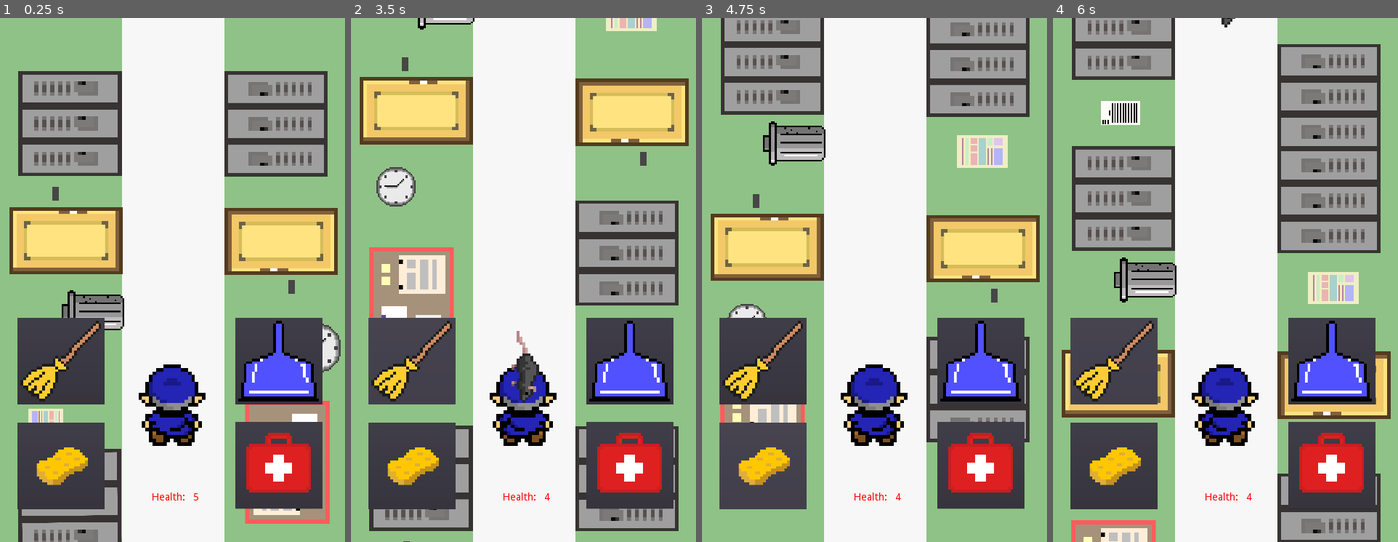
Above: before the commit, frames 1-4 (left to right).
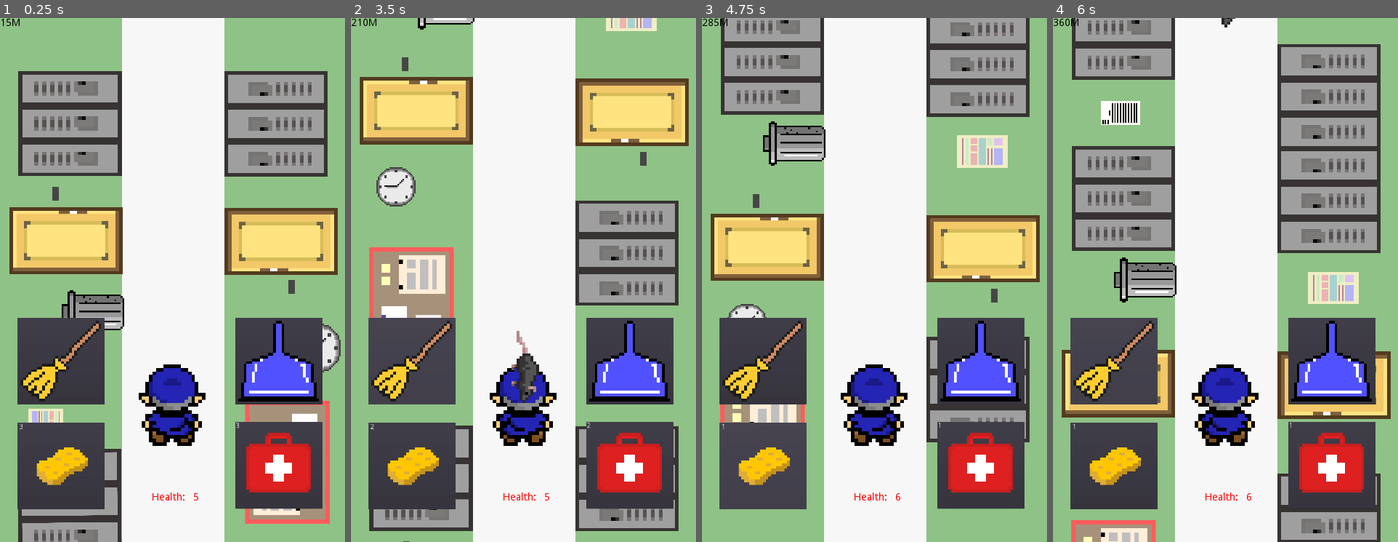
Above: after the commit, the same moments.

Repository: TheBroham7/Project-Sweep
Game: Godot game, scene res://scenes/main.tscn
The game is run twice, just before and just after one commit, with the same random seed, the same clock (stepped at 60 frames per second) and the same inputs.
Inputs (mouse positions are in pixels of both pictures, inside the frame that each line leads up to):
- Up to frame 1 (0.25 s): no input
- Up to frame 2 (3.5 s): click (630, 463) at 0.5 s; click (413, 463) at 1.25 s; click (630, 358) at 2 s; click (413, 358) at 2.75 s
- Up to frame 3 (4.75 s): click (981, 463) at 3.5 s; click (764, 463) at 4.25 s
- Up to frame 4 (6 s): click (1332, 358) at 5 s; click (1115, 358) at 5.75 s

The runs differ from the first frame. In frame 1, less than 0.1% of the frame differs, in the area x 0-70%, y 0-79%; in frame 2, less than 0.1%, in the area x 0-70%, y 0-93%; in frame 3, less than 0.1%; in frame 4, less than 0.1%.

Commit message:
hud-updates
updated the numbers for power ups, added sfx for enemies and powerups, added a distance travelled ticker.

Diff:
--- a/scenes/HUD.tscn
+++ b/scenes/HUD.tscn
@@ -21,3 +21,9 @@
 margin_right = 534.0
 margin_bottom = 16.0
 text = "5"
+
+[node name="Distance" type="Label" parent="."]
+margin_right = 74.0
+margin_bottom = 39.0
+text = "0
+"
--- a/scenes/main.tscn
+++ b/scenes/main.tscn
@@ -51,15 +51,17 @@
 margin_bottom = 4142.0
 text = "User Instructions:
 
-> Use the broom to attack.
-> Use the dustpan to defend.
-> Use the sponge as a power up. > Use the first aid kit to heal.
+> Click the broom to strike.
+> Click  the dustpan to dodge.
+> Use the sponge to wipe out all enemies.
+> Use the first aid kit to regain some health.
 
 press p to continue playing!"
 
 [connection signal="body_entered" from="Player" to="Player" method="_on_Player_body_entered"]
 [connection signal="game_over" from="Player" to="." method="_on_Player_game_over"]
 [connection signal="game_over" from="Player" to="SchoolBackground" method="_on_Player_game_over"]
+[connection signal="game_over" from="Player" to="HUD" method="_on_Player_game_over"]
 [connection signal="update_health" from="Player" to="HUD" method="_on_Player_update_health"]
 [connection signal="timeout" from="MobTimer" to="." method="_on_MobTimer_timeout"]
 [connection signal="first_aid" from="power_ups" to="Player" method="_on_power_ups_first_aid"]
--- a/scenes/player.tscn
+++ b/scenes/player.tscn
@@ -13,6 +13,7 @@
 [ext_resource path="res://assets/music/weapon_swing.wav" type="AudioStream" id=11]
 [ext_resource path="res://assets/music/weapon_block.wav" type="AudioStream" id=12]
 [ext_resource path="res://assets/music/gameover.wav" type="AudioStream" id=13]
+[ext_resource path="res://assets/music/enemy_died.wav" type="AudioStream" id=14]
 
 [sub_resource type="SpriteFrames" id=1]
 animations = [ {
@@ -68,5 +69,8 @@
 [node name="GameOver" type="AudioStreamPlayer" parent="."]
 stream = ExtResource( 13 )
 
+[node name="EnemyDied" type="AudioStreamPlayer" parent="."]
+stream = ExtResource( 14 )
+
 [connection signal="dead" from="." to="." method="_on_Player_dead"]
 [connection signal="timeout" from="AnimationTimer" to="." method="_on_AnimationTimer_timeout"]
--- a/scenes/power_ups.tscn
+++ b/scenes/power_ups.tscn
@@ -1,8 +1,9 @@
-[gd_scene load_steps=4 format=2]
+[gd_scene load_steps=5 format=2]
 
 [ext_resource path="res://assets/power_ups/sponge_power_up.png" type="Texture" id=1]
 [ext_resource path="res://scripts/power_ups.gd" type="Script" id=2]
 [ext_resource path="res://assets/power_ups/first_aid_power_up.png" type="Texture" id=3]
+[ext_resource path="res://assets/music/powerup_used.wav" type="AudioStream" id=4]
 
 [node name="power_ups" type="Node2D"]
 script = ExtResource( 2 )
@@ -18,10 +19,12 @@
 rect_scale = Vector2( 0.13, 0.13 )
 icon = ExtResource( 3 )
 
-[node name="FirstAidCount" type="Label" parent="FirstAid"]
-margin_right = 40.0
-margin_bottom = 14.0
-text = "03"
+[node name="FirstAidCount" type="Label" parent="."]
+margin_left = 400.0
+margin_top = 559.0
+margin_right = 481.0
+margin_bottom = 612.0
+text = "3"
 
 [node name="Sponge" type="Button" parent="."]
 margin_top = 560.0
@@ -30,10 +33,15 @@
 rect_scale = Vector2( 0.13, 0.13 )
 icon = ExtResource( 1 )
 
-[node name="SpongeCount" type="Label" parent="Sponge"]
-margin_right = 40.0
-margin_bottom = 14.0
-text = "03"
+[node name="SpongeCount" type="Label" parent="."]
+margin_left = 3.0
+margin_top = 561.0
+margin_right = 72.0
+margin_bottom = 599.0
+text = "3"
+
+[node name="PowerUp" type="AudioStreamPlayer" parent="."]
+stream = ExtResource( 4 )
 
 [connection signal="pressed" from="FirstAid" to="." method="_on_FirstAid_pressed"]
 [connection signal="pressed" from="Sponge" to="." method="_on_Sponge_pressed"]
--- a/scripts/HUD.gd
+++ b/scripts/HUD.gd
@@ -1,4 +1,6 @@
 extends CanvasLayer
+
+var distance = 0
 
 func _ready():
 	$HealthBar/HealthLabel.add_color_override("font_color", Color.red)
@@ -7,3 +9,8 @@
 
 func _on_Player_update_health(health):
 	$HealthBar/HealthNumber.text = str(health)
+
+func update_score():
+	distance += 1
+	$Distance.add_color_override("font_color", Color.black)
+	$Distance.text = str(distance) + "M"
--- a/scripts/main.gd
+++ b/scripts/main.gd
@@ -12,4 +12,8 @@
 	add_child(newRat)
 
 func _on_Player_game_over():
+	set_process(false)
 	$MobTimer.stop()
+
+func _process(_delta):
+	$HUD.update_score()
--- a/scripts/player.gd
+++ b/scripts/player.gd
@@ -27,6 +27,7 @@
 		if player_health <= 0:
 			emit_signal("dead")
 	elif current_action == "swing":
+		$EnemyDied.play()
 		body.queue_free()
 	elif current_action == 'block':
 		pass
@@ -59,4 +60,10 @@
 	pass
 
 func _on_Player_dead():
+	$GameOver.play()
+	emit_signal("game_over")
 	hide()
+
+func _on_power_ups_first_aid():
+	player_health += 1
+	emit_signal("update_health", player_health)
--- a/scripts/power_ups.gd
+++ b/scripts/power_ups.gd
@@ -6,22 +6,28 @@
 var firstaidcount = 3
 
 func _ready():
-	$FirstAid/FirstAidCount.text = String(spongecount)
-	$Sponge/SpongeCount.text = String(firstaidcount)
+	$FirstAidCount.text = String(spongecount)
+	$SpongeCount.text = String(firstaidcount)
+	$FirstAidCount.add_color_override("font_color", Color.white)
+	$SpongeCount.add_color_override("font_color", Color.white)
 
 func _on_FirstAid_pressed():
 	if firstaidcount == 0:
 		return
+	$PowerUp.play()
 	emit_signal("first_aid")
 	firstaidcount -= 1
+	$FirstAidCount.text = str(firstaidcount)
 	if firstaidcount == 0:
 		$FirstAid.modulate = Color(255, 0, 0)
 
 func _on_Sponge_pressed():
 	if spongecount == 0:
 		return
+	$PowerUp.play()
 	emit_signal("sponge")
 	spongecount -= 1
+	$SpongeCount.text = str(spongecount)
 	if spongecount == 0:
 		$Sponge.modulate = Color(255, 0, 0)
 
Not shown: 1 places in scenes/player.tscn that only renumber resources
